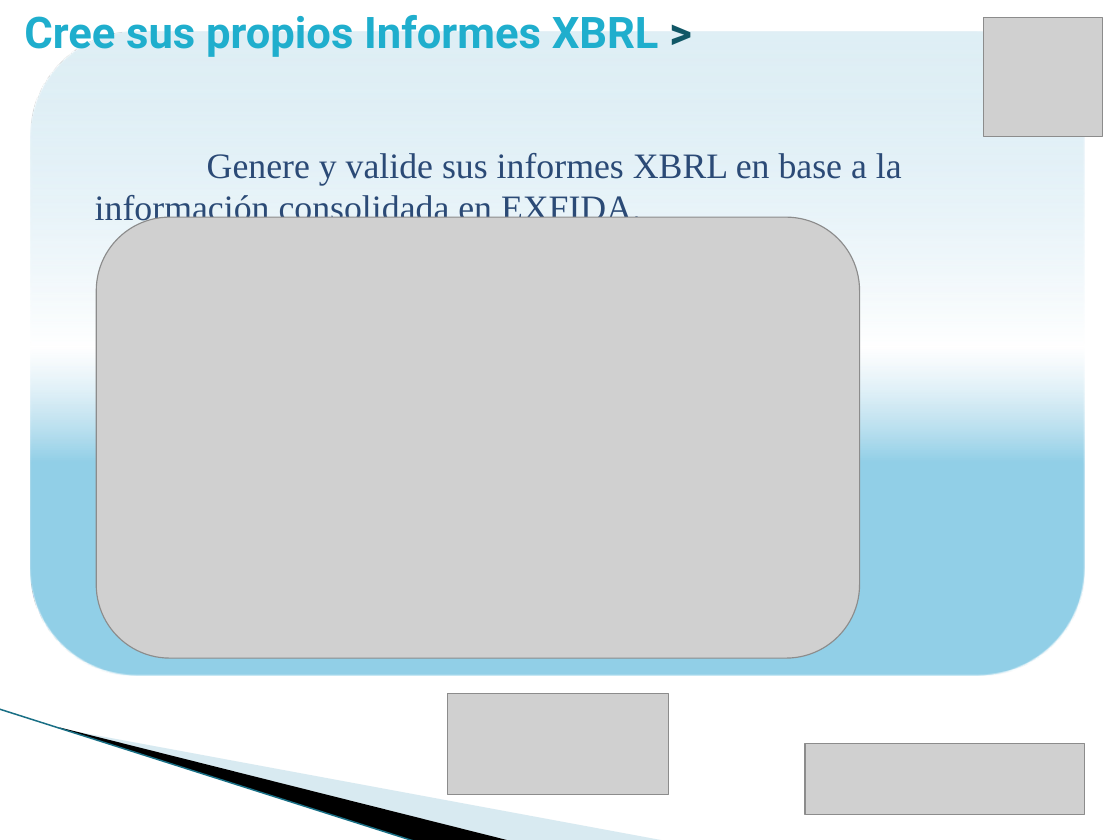
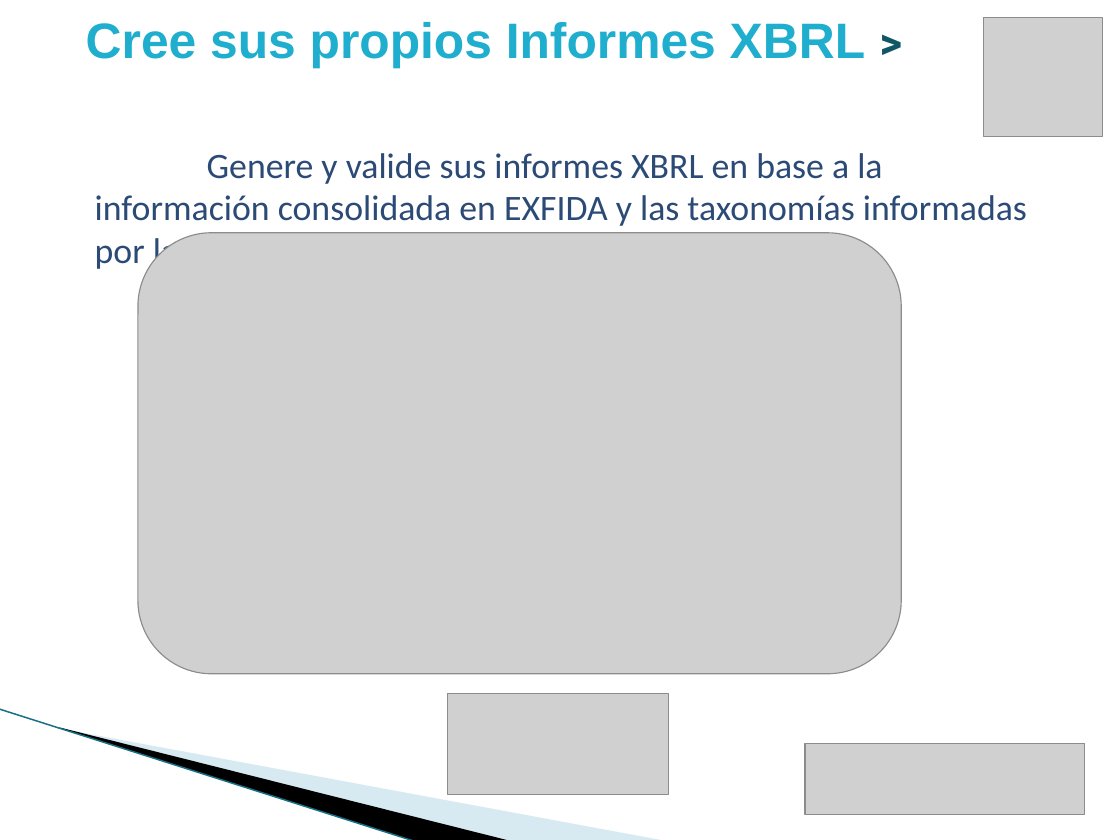
Before and after one commit to vicky1404/rev-ii, a slide deck: slide 19 of docs/comercial/brochure_2.pptx. Drawn at 1120x840 pixels with LibreOffice and Linux fonts; fonts in the diff are those of the drawing; grey boxes stand for pictures; background and template pictures are left out. Boxes give left, top, right and bottom in pixels: in the first picture for what was removed or moved away, otherwise in the second. Text is boxed around its words. In the diff, an @@ line names an element or a change of style, - is before the commit and + after.

```diff
--- a/docs/comercial/brochure_2.pptx
+++ b/docs/comercial/brochure_2.pptx
@@ text "Cree sus propios Informes XBRL ...": place and size @@
-text "Cree sus propios Informes XBRL ..." at [24,15,659,57]
+text "Cree sus propios Informes XBRL ..." at [86,22,866,68]
@@ text "Cree sus propios Informes XBRL ..." at [86,22,866,68]: size 28 to 32 pt, font Roboto to Arial @@
@@ rounded rectangle removed at [31,32,1085,676] @@
@@ text at [95,153,1027,269]: text changed; font Times New Roman to Calibri @@
-Genere y valide sus informes XBRL en base a la información consolidada en EXFIDA.
+Genere y valide sus informes XBRL en base a la información consolidada en EXFIDA y las taxonomías informadas por la SVS.
@@ picture: place and size @@
-picture at [96,217,860,659]
+picture at [138,233,902,674]
```
Also in this commit, not shown: 23 other slides changed, 1 slide added.
